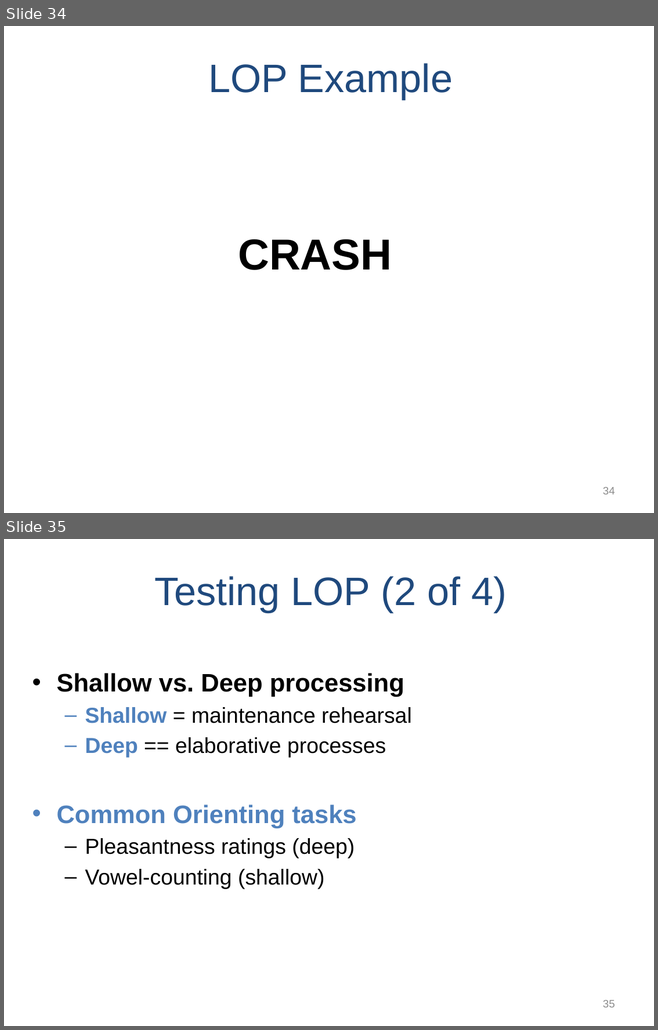
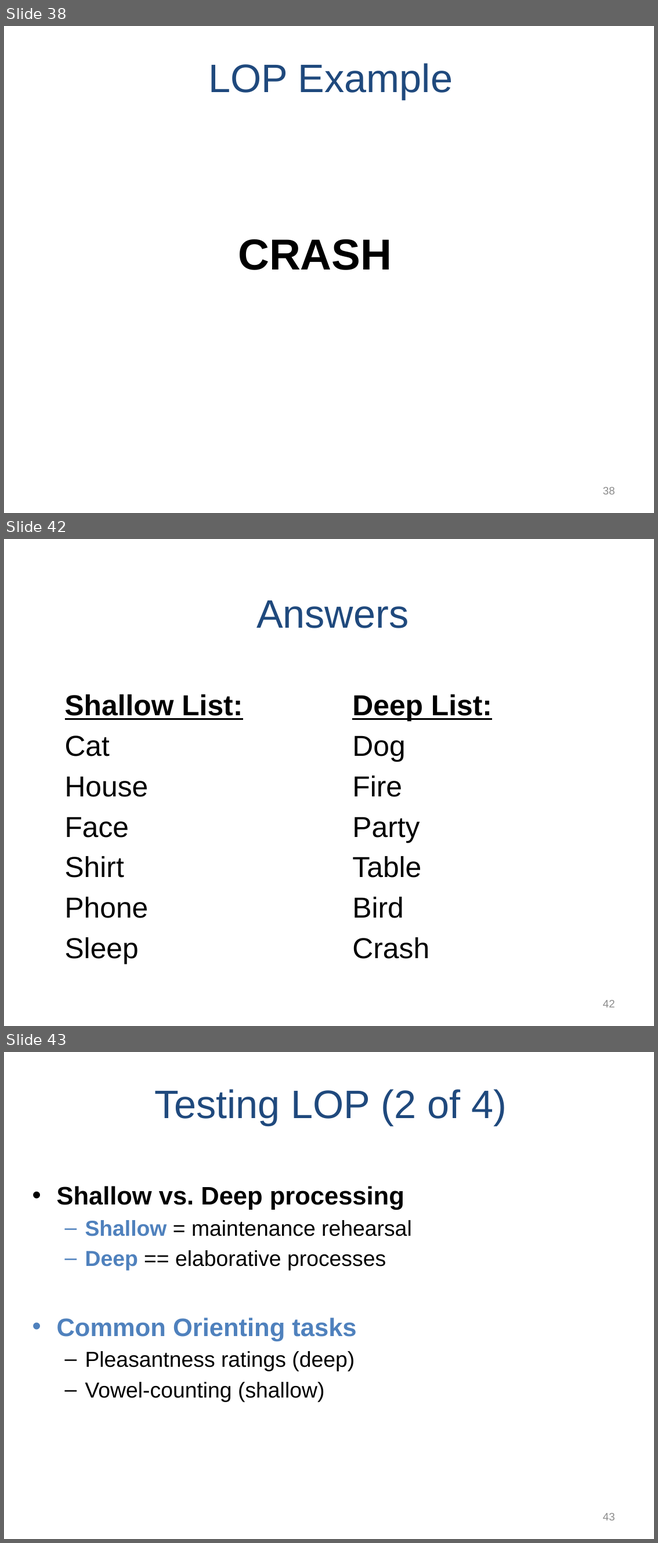
Before and after one commit to npm27/Teaching-Materials, a slide deck: Memory/Slides/Chapter 4.PPTX. Shown one above the other, each under a label of ours: slides 34 and 35 before the commit, slides 38, 42 and 43 after it; the slides between them are not shown. The pictures are 658x1030 and 658x1543 pixels, drawn with LibreOffice and Linux fonts; fonts in the diff are those of the drawing. Boxes give left, top, right and bottom in pixels: in the first picture for what was removed or moved away, otherwise in the second. Text is boxed around its words. In the diff, an @@ line names an element or a change of style, - is before the commit and + after.

```diff
--- a/Memory/Slides/Chapter 4.PPTX
+++ b/Memory/Slides/Chapter 4.PPTX
@@ slide 42 added at (4, 539, 654, 1026), background #FFFFFF @@
@@ title added at (256, 600, 408, 628), 44 pt, text #1F497D @@
+Answers
@@ text added at (65, 694, 242, 964), 32 pt, text #000000 @@
+Shallow List:
+Cat
+House
+Face
+Shirt
+Phone
+Sleep
@@ text added at (352, 694, 492, 959), 32 pt, text #000000 @@
+Deep List:
+Dog
+Fire
+Party
+Table
+Bird
+Crash
@@ page number added at (603, 1000, 615, 1008), 12 pt, text #8C8C8C @@
+42
@@ what was slide 34 is now slide 38 @@
@@ page number at (603, 487, 615, 495): text changed @@
-34
+38
@@ what was slide 35 is now slide 43 @@
@@ page number at (603, 1513, 615, 1521): text changed @@
-35
+43
```
Also in this commit, not shown: 1 slide changed, 7 other slides added, 1 other file.
